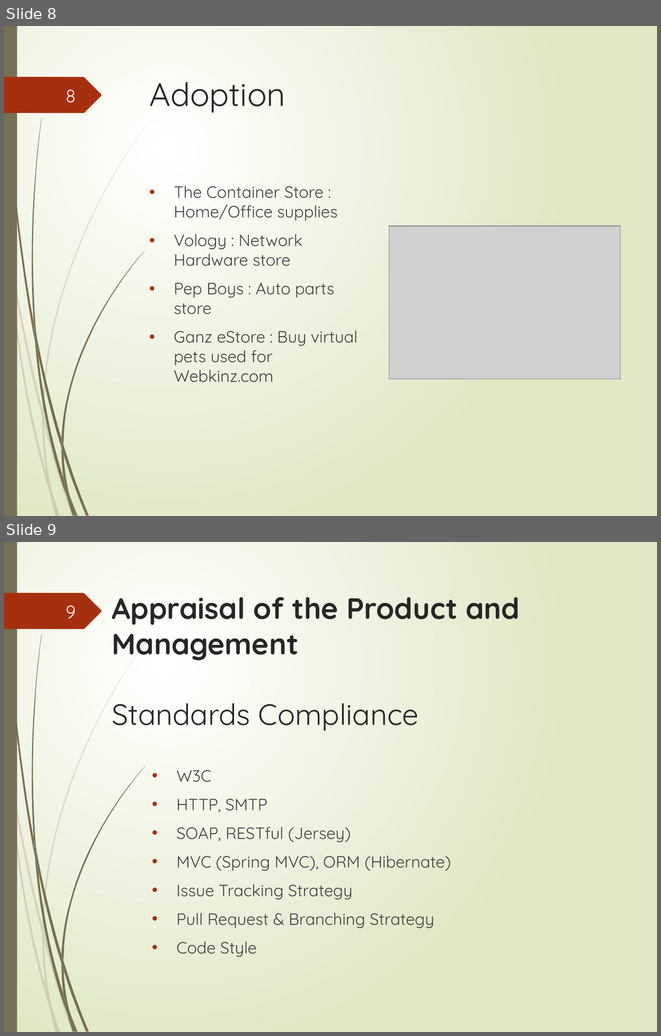
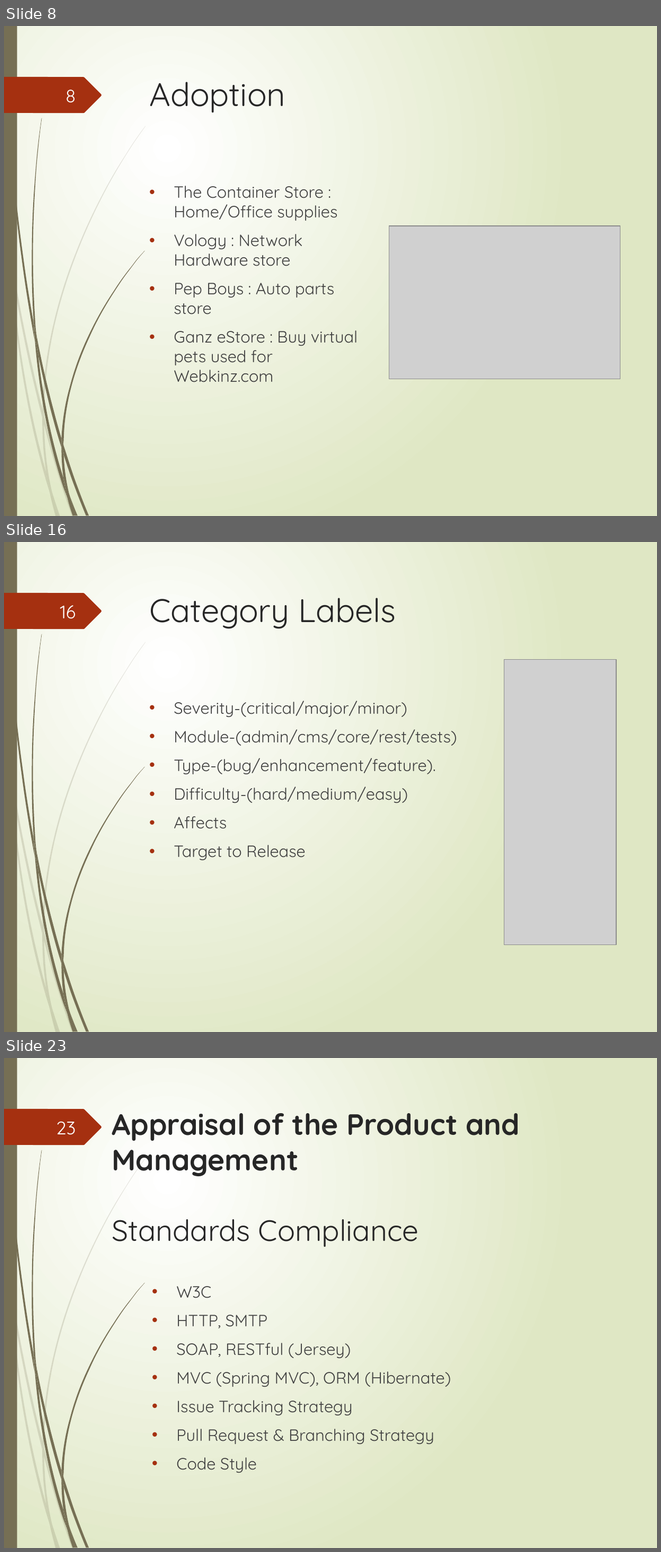
Before and after one commit to proliuxz/SME, a slide deck: Broadleaf.pptx. Shown one above the other, each under a label of ours: slides 8 and 9 before the commit, slides 8, 16 and 23 after it; the slides between them are not shown. The pictures are 661x1036 and 661x1552 pixels, drawn with LibreOffice and Linux fonts; fonts in the diff are those of the drawing; grey boxes stand for pictures. Boxes give left, top, right and bottom in pixels: in the first picture for what was removed or moved away, otherwise in the second. Text is boxed around its words. In the diff, an @@ line names an element or a change of style, - is before the commit and + after.

```diff
--- a/Broadleaf.pptx
+++ b/Broadleaf.pptx
@@ slide 16 added at (4,542,657,1032), background gradient #FFFFFF to #DFE8C4; not listed: 24 template elements that a slide beside it also shows @@
@@ page number added at (60,605,76,619), 20 pt, text #FEFFFF @@
+16
@@ title added at (149,598,396,629), 36 pt, text #262626 @@
+Category Labels
@@ picture added at (504,660,617,945) @@
@@ text added at (174,700,457,860), 18 pt, text #404040 @@
+• Severity-(critical/major/minor)
+• Module-(admin/cms/core/rest/tests)
+• Type-(bug/enhancement/feature).
+• Difficulty-(hard/medium/easy)
+• Affects
+• Target to Release
@@ what was slide 9 is now slide 23 @@
@@ page number at (56,1121,76,1135): text changed @@
-9
+23
```
Also in this commit, not shown: 1 slide changed, 14 other slides added.
